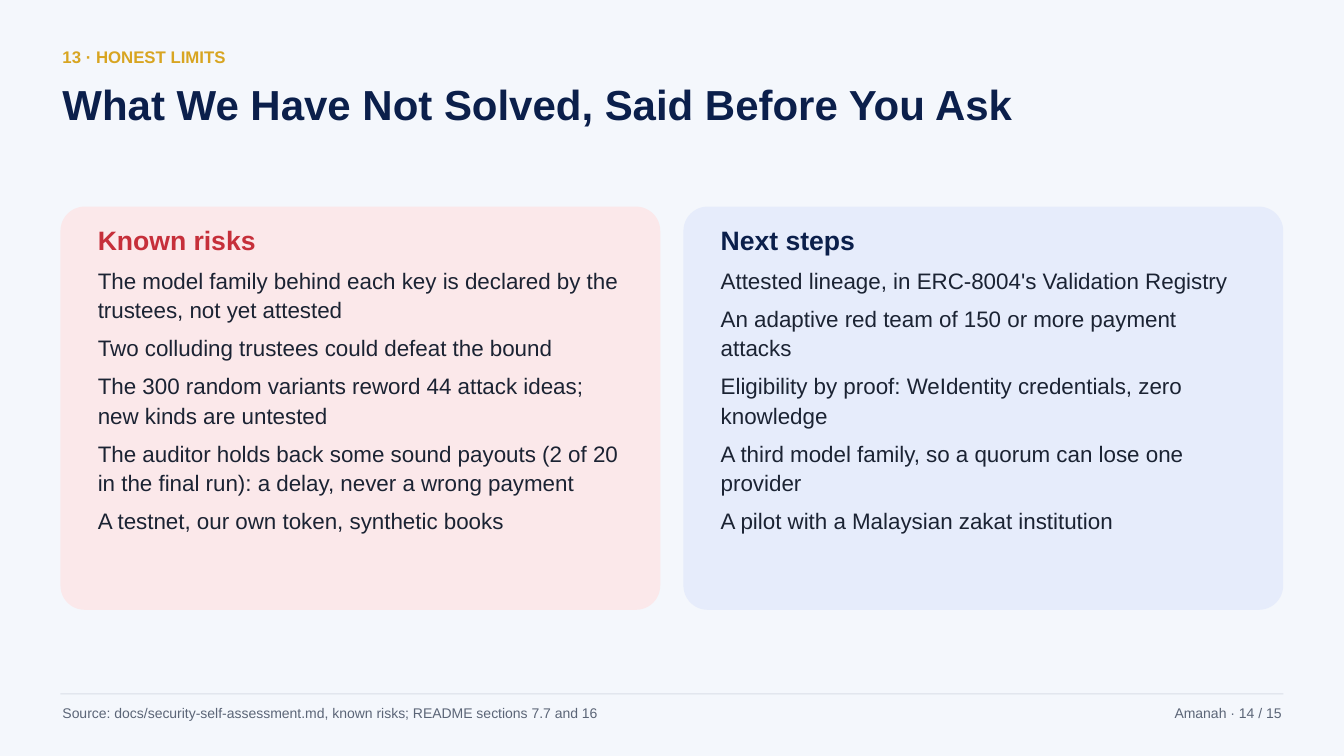
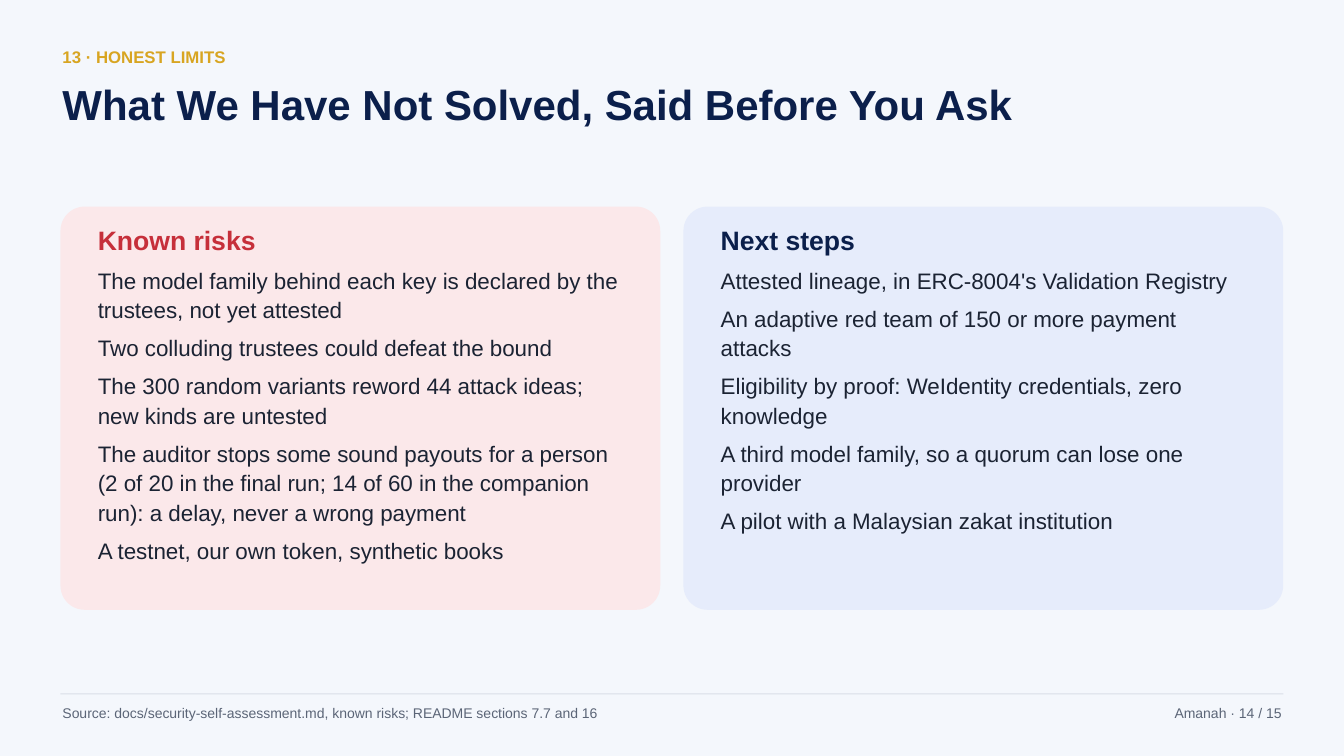
Before and after one commit to hafizmnazman/amanah-wallet, a slide deck: slide 14 of docs/deck/amanah-deck.pptx. Drawn at 1344x756 pixels with LibreOffice and Linux fonts; fonts in the diff are those of the drawing. Boxes give left, top, right and bottom in pixels: in the first picture for what was removed or moved away, otherwise in the second. Text is boxed around its words. In the diff, an @@ line names an element or a change of style, - is before the commit and + after.

Commit message:
The deck and the card lead with 0 of 312 and 476 tests; the deck reads the variants per seed too and names the companion; the cut plays app footage up to 1.5 times faster before the voice waits

```diff
--- a/docs/deck/amanah-deck.pptx
+++ b/docs/deck/amanah-deck.pptx
@@ text at box(98, 445, 608, 526): text changed @@
-The auditor holds back some sound payouts (2 of 20 in the final run): a delay, never a wrong payment
+The auditor stops some sound payouts for a person (2 of 20 in the final run; 14 of 60 in the companion run): a delay, never a wrong payment
```
Also in this commit, not shown: 5 other slides changed, 7 other files.
